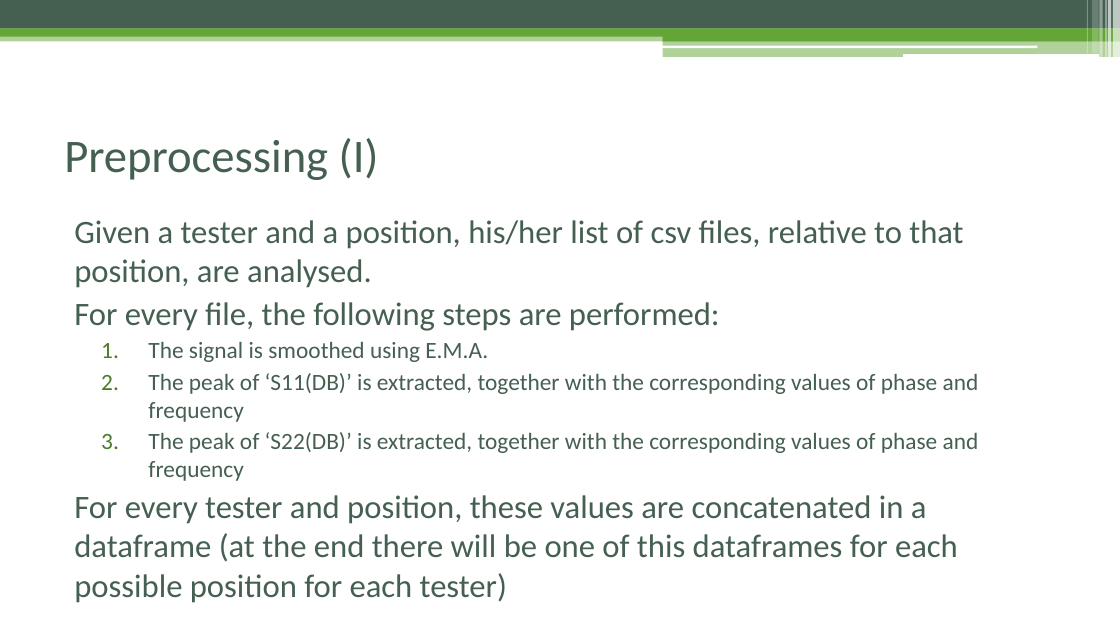
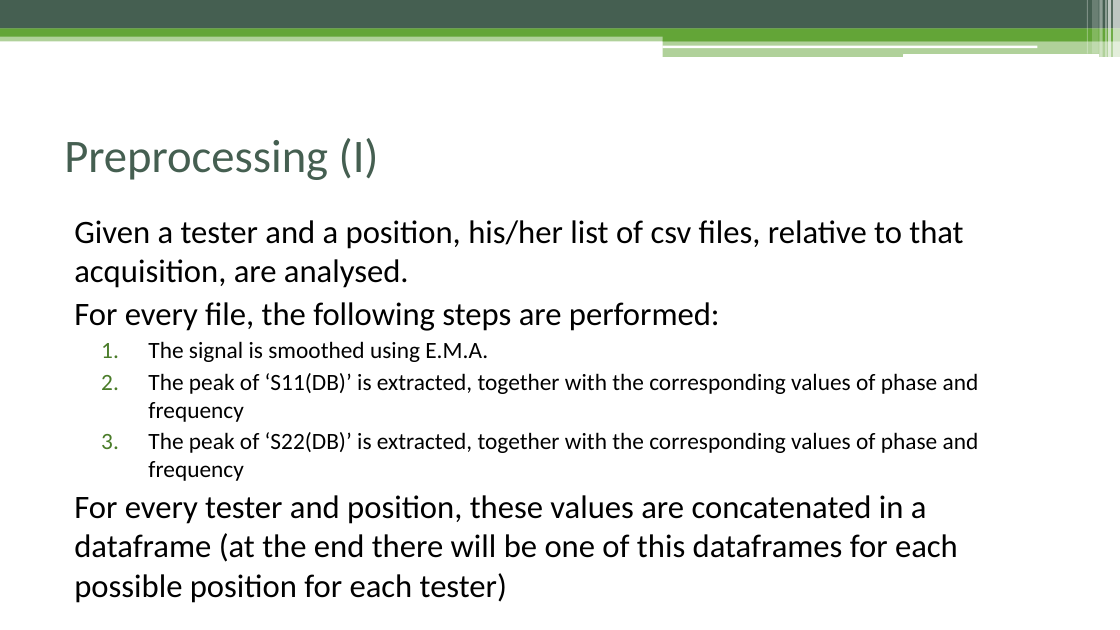
Before and after one commit to EmanueleTinghi/Data-Mining-Project, a slide deck: slide 6 of Docs/Presentation.pptx. Drawn at 1120x630 pixels with LibreOffice and Linux fonts; fonts in the diff are those of the drawing. Boxes give left, top, right and bottom in pixels: in the first picture for what was removed or moved away, otherwise in the second. Text is boxed around its words. In the diff, an @@ line names an element or a change of style, - is before the commit and + after.

```diff
--- a/Docs/Presentation.pptx
+++ b/Docs/Presentation.pptx
@@ text at (x1=74, y1=220, x2=963, y2=288): text changed; text colour #455F51 to #000000 @@
-Given a tester and a position, his/her list of csv files, relative to that position, are analysed.
+Given a tester and a position, his/her list of csv files, relative to that acquisition, are analysed.
@@ text at (x1=74, y1=302, x2=979, y2=603): text colour #455F51 to #000000 in "For every file, the following steps are ...", "The signal is smoothed using E.M.A.", "The peak of ‘S11(DB)’ is extracted, together ...", "The peak of ‘S22(DB)’ is extracted, together ..." and 1 more places @@
```
Also in this commit, not shown: 8 other slides changed.
